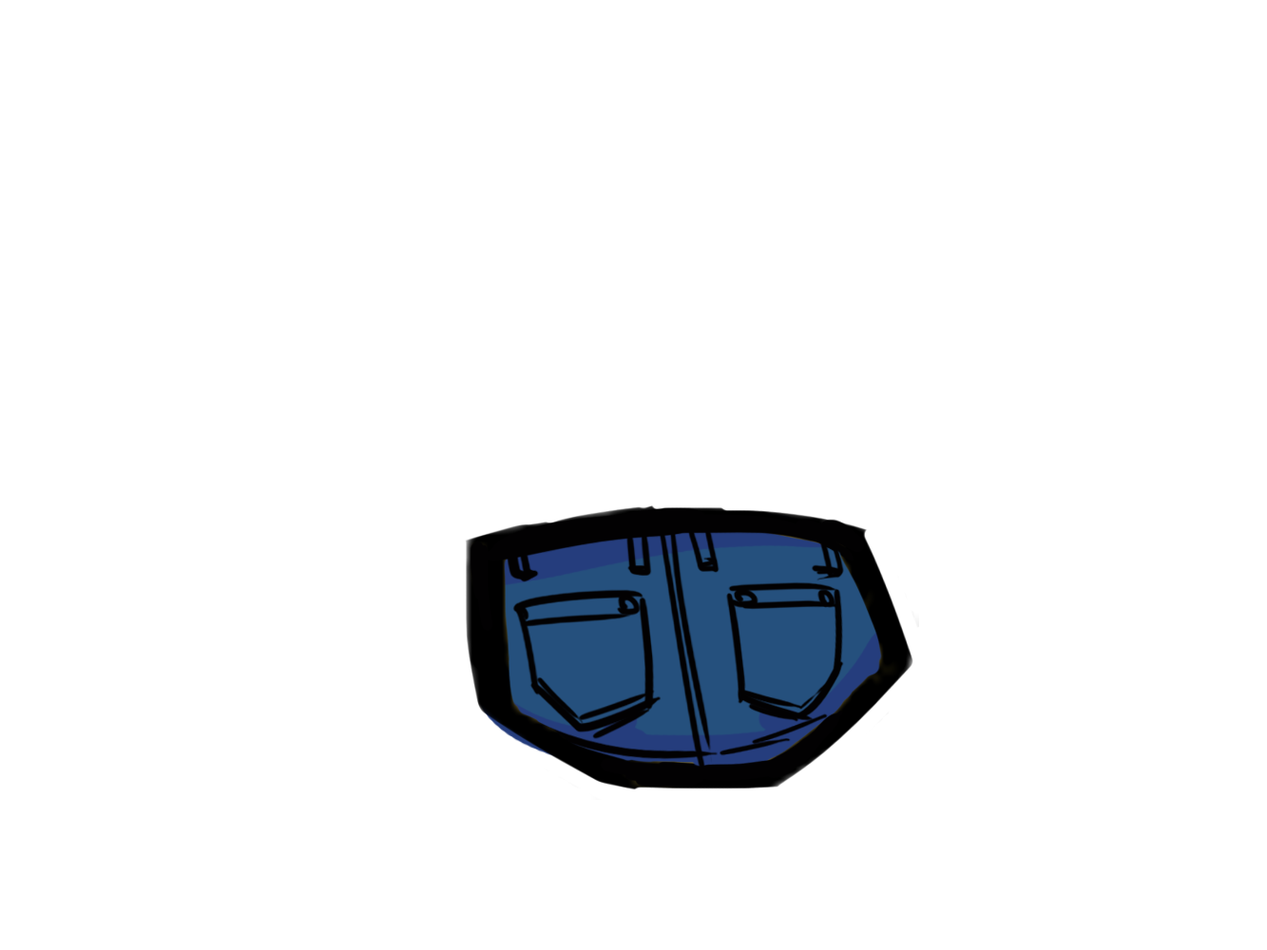
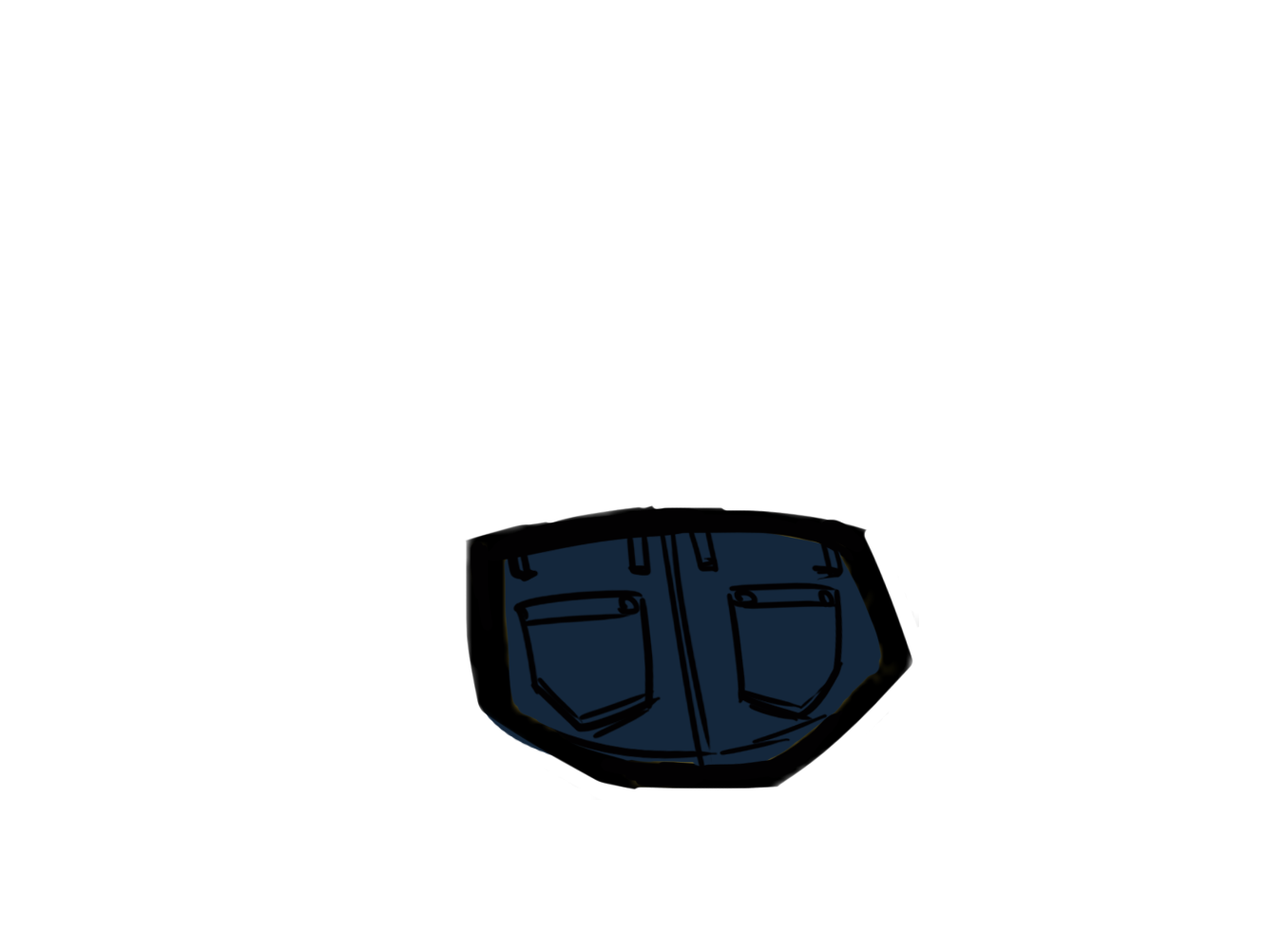
The second 1267x950 image is a revision of the first. Changes to its layers:
added layer "Layer 4" above "Layer 3" over [left=481, top=532, right=882, bottom=767]
added layer "Layer 3" above "Layer 2" over [left=481, top=532, right=882, bottom=767]
